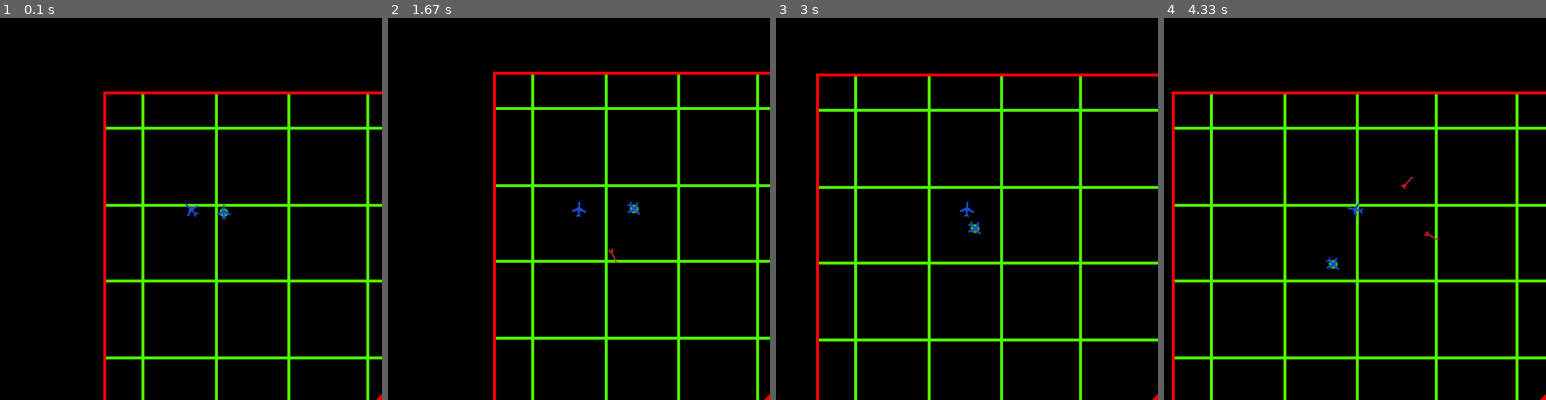
Above: before the commit, frames 1-4 (left to right).
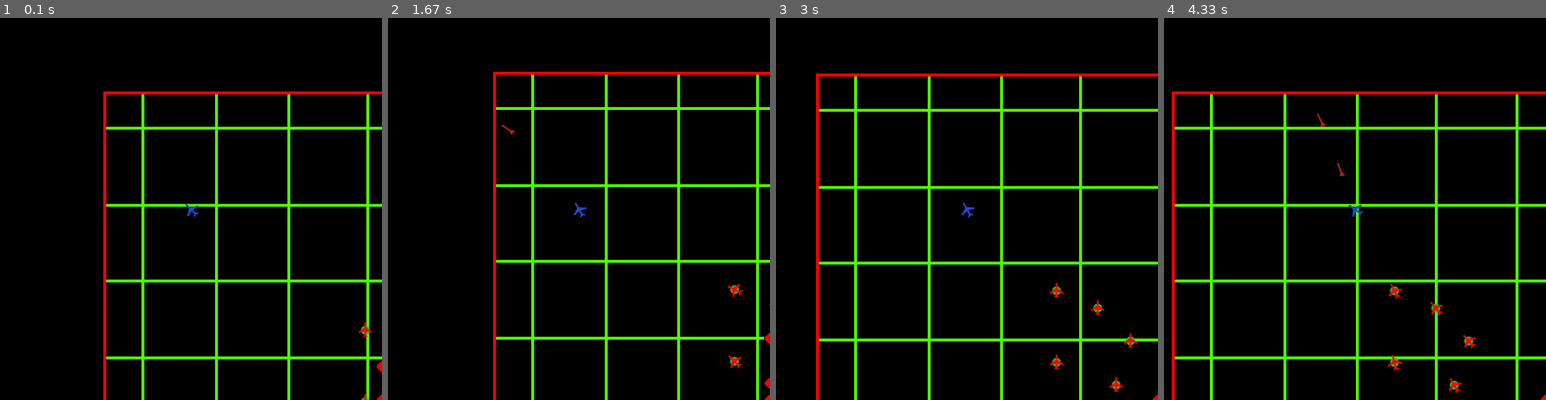
Above: after the commit, the same moments.

Repository: Mi-LeV/AWACS
Game: pygame game, started from main.py
The game is run twice, just before and just after one commit, with the same random seed, the same clock (stepped at 60 frames per second) and the same inputs.
Inputs (mouse positions are in pixels of both pictures, inside the frame that each line leads up to):
- Up to frame 1 (0.1 s): no input
- Up to frame 2 (1.67 s): hold N 0.33-0.8 s; move the mouse to (563, 228) at 0.37 s; click (617, 293) at 0.93 s; tap N at 1.17 s; tap K at 1.57 s; click (586, 79) at 1.63 s
- Up to frame 3 (3 s): tap K at 1.87 s; tap Space at 2.83 s
- Up to frame 4 (4.33 s): click (1473, 201) at 3.27 s; click (1488, 285) at 3.6 s; click (1439, 113) at 3.93 s; click (1244, 186) at 4.27 s

The runs differ from the first frame. In frame 1, 0.2% of the frame differs, in the area x 56-100%, y 48-100%; in frame 2, 0.4%; in frame 3, 0.5%; in frame 4, 0.6%, in the area x 40-82%, y 25-99%.

Commit message:
patchs mineurs

Diff:
--- a/classes.py
+++ b/classes.py
@@ -1,6 +1,7 @@
 import pygame
 import math
 import variables as var
+from random import randrange
 class utility:
     @staticmethod
     def plafonne(nombre,plafond,plafondMax):
@@ -42,7 +43,7 @@
     def respawn():#fonction de test, recrée un player
         if not var.playerList:
             global Player
-            Player = PlayerPlane(250,230,'blue',True)
+            Player = PlayerPlane(250,230,True)
 
     @staticmethod
     def getDistance(objet,objet2):
@@ -50,6 +51,13 @@
         diffY = objet2.y - objet.y
         distance = math.sqrt(diffX**2+diffY**2)
         return distance
+
+    @staticmethod
+    def spawnGroup(x,y,friendly,number):
+        for i in range(number):
+            IaPlane(x+randrange(-100,100,20),y+randrange(-100,100,20),friendly)
+
+
 
 class Plane(pygame.sprite.Sprite):
     def __init__(self,x,y):
@@ -133,11 +141,12 @@
         self.missileList.append(Missile(self))
 
     def turn(self):
-        self.angle = (utility.getBearing((self.x,self.y),(self.xDest,self.yDest))+90)%360 #calcul de l'angle de l'ojet par rapport à sa dest
+        self.angle = (utility.getBearing((self.x,self.y),(self.xDest,self.yDest))+90)%360
+        #calcul de l'angle de l'ojet par rapport à sa dest
         utility.rotate(self,self.angle)# on le tourne de cet angle
 
 class PlayerPlane(Plane):
-    def __init__(self,x,y,color,friend):
+    def __init__(self,x,y,friend):
         super().__init__(x,y)
         self.MAXMISSILE = 3
         var.playerList.append(self)
@@ -163,11 +172,6 @@
         if len(self.missileList) < self.MAXMISSILE:
             super().shoot()
 
-
-    def clic(self,position):
-        self.xDest,self.yDest = ((position[0]-320)*4,(position[1]-320)*4)
-        print(position)
-
     def tick(self):
         if self.testOutOfMap() and (not self.notifList):
             NotifOut('Hors des limites de la map, mort dans ',60,self)
@@ -182,15 +186,15 @@
         self.goTo()
 
     def goTo(self):
-        mouse = pygame.mouse.get_pos()
-        self.xVector = self.vectorTo(self.xVector,mouse[0])
-        self.yVector = self.vectorTo(self.yVector,mouse[1])
+        self.mouse = pygame.mouse.get_pos()
+        self.xVector = self.vectorTo(self.xVector,self.mouse[0])
+        self.yVector = self.vectorTo(self.yVector,self.mouse[1])
 
         self.x += self.xVector
         self.y += self.yVector
 
     def vectorTo(self,vector,mouse):
-        distanceToDest = mouse - 320
+        distanceToDest = mouse - var.SCREEN_SIZE/2
         if (vector + distanceToDest)*abs((distanceToDest/1.5)) > 0:
             vector = utility.plafonne((vector + distanceToDest)*abs((distanceToDest/1.5)),self.MAXSPEED,True)
         else:
@@ -199,7 +203,8 @@
         return vector
 
     def turn(self):
-        self.angle = (utility.getBearing((320,320),pygame.mouse.get_pos())+90)%360 #calcul de l'angle de l'ojet par rapport à sa dest
+        self.angle = (utility.getBearing((var.SCREEN_SIZE,var.SCREEN_SIZE),pygame.mouse.get_pos())+90)%360
+        #calcul de l'angle de l'ojet par rapport à sa dest
         utility.rotate(self,self.angle)# on le tourne de cet angle
 
 class IaPlane(Plane):
@@ -371,7 +376,8 @@
 
 
     def update(self, target):
-        self.state = pygame.Rect(target.x-320, target.y-320, target.x + self.WIDTH-320, target.y + self.HEIGHT-320)
+        self.state = pygame.Rect(target.x-var.SCREEN_SIZE/2, target.y-var.SCREEN_SIZE/2,
+        target.x + self.WIDTH-var.SCREEN_SIZE/2, target.y + self.HEIGHT-var.SCREEN_SIZE/2)
 
 
 class Fond():
@@ -381,7 +387,7 @@
 
 class Notif():
     def __init__(self,texte,temps,creator):
-        self.font = pygame.font.Font('18 ARMY.otf', 20)
+        self.font = pygame.font.Font('18 ARMY.otf', 25)
         self.corps = self.font.render(texte, True, (255,0,0))
         self.texte = texte
         self.timeAlive = 0
@@ -420,9 +426,9 @@
 class Icon():
     def __init__(self,xy,iconType):
         x,y = xy
-        self.x = utility.plafonne(x,640,True)
+        self.x = utility.plafonne(x,var.SCREEN_SIZE,True)
         self.x = utility.plafonne(self.x,0,False)-10
-        self.y = utility.plafonne(y,640,True)
+        self.y = utility.plafonne(y,var.SCREEN_SIZE,True)
         self.y = utility.plafonne(self.y,0,False)-10
 
         var.refreshIconlist.append(self)
--- a/main.py
+++ b/main.py
@@ -8,7 +8,7 @@
 
 pygame.init()
 pygame.font.init()
-fenetre = pygame.display.set_mode((640,640))
+fenetre = pygame.display.set_mode((var.SCREEN_SIZE,var.SCREEN_SIZE))
 fond = classes.Fond(var.img_fond)
 fondNoir = classes.Fond(var.img_fondNoir)
 
@@ -20,9 +20,8 @@
 #pygame.mixer.music.play()
 
 ##debut des evenements
-Player = classes.PlayerPlane(150,200,'blue',True)
-Ennemy = classes.IaPlane(1000,1000,False)
-Friend = classes.IaPlane(200,200,True)
+Player = classes.PlayerPlane(150,200,True)
+classes.utility.spawnGroup(500,500,False,5)
 
 while affFenetre:
     clock = pygame.time.Clock()
@@ -41,7 +40,7 @@
             try:var.playerList[0].delete()
             except IndexError:pass
         if event.type == KEYDOWN and event.key == K_n:#on crée un nouv player et on le met dans playerlist
-            Ennemy = classes.IaPlane(1000,1000,False)
+            classes.utility.spawnGroup(1000,1000,False,5)
 
 
     for objet in var.refreshList:#boucle de mouvement
@@ -59,7 +58,8 @@
         for objet2 in var.refreshList:#boucle de test hitbox
             if pygame.sprite.collide_mask(objet,objet2) and objet != objet2:
                 #si 1 touche 2 et 1 différent de 2
-                if not(type(objet)==classes.Missile and objet.creator == objet2 and objet.timeAlive < 5) and not(type(objet2)==classes.Missile and objet2.creator == objet and objet2.timeAlive < 5):#si 1 et 2 sont pas des missiles dans la phase d'invincibilité touchant leur créateur
+                if not(type(objet)==classes.Missile and objet.creator == objet2 and objet.timeAlive < 5) and not(type(objet2)==classes.Missile and objet2.creator == objet and objet2.timeAlive < 5):
+                    #si 1 et 2 sont pas des missiles dans la phase d'invincibilité touchant leur créateur
                     var.hitList.append(objet) #on ajoute l'objet 1 à la hitList
 
     for objet in var.hitList[::-1]:#boucle delete(on déréférence les objets de toute liste pour pouvoir les supprimer)
@@ -71,7 +71,7 @@
 
     ###########rafraichissement, affichage
 
-    sleep(0.05)#delai graphique
+    sleep(var.DELAI)#delai graphique
 
 
 
@@ -98,29 +98,26 @@
 
     #####HUD
     for notif in var.refreshNotifList:
-        fenetre.blit(notif.corps,(100,0))
+        fenetre.blit(notif.corps,(50,320))
 
     try:
         for objet in var.refreshList: #test si un ennemi est hors de vue du joueur
             if type(objet) != classes.Missile and objet.friendly != var.playerList[0].friendly:
-                newIconList = list(filter(lambda x: x<-10 or x > 650, var.playerList[0].camera.apply(objet.rect)))
+                newIconList = list(filter(lambda x: x<-10 or x > var.SCREEN_SIZE+10, var.playerList[0].camera.apply(objet.rect)))
                 if newIconList:
                     classes.Icon(var.playerList[0].camera.apply((objet.x,objet.y)),"ennemy")#creation de l'icone
 
             #test si un ami est hors de vue du joueur
             if type(objet) != classes.Missile and objet.friendly == var.playerList[0].friendly:
-                newIconList = list(filter(lambda x: x<-10 or x > 650, var.playerList[0].camera.apply(objet.rect)))
+                newIconList = list(filter(lambda x: x<-10 or x > var.SCREEN_SIZE+10, var.playerList[0].camera.apply(objet.rect)))
                 if newIconList:
                     classes.Icon(var.playerList[0].camera.apply((objet.x,objet.y)),"friend")#creation de l'icone
     except IndexError:pass
-
 
     for icon in var.refreshIconlist:
         fenetre.blit(icon.corps,(icon.x,icon.y))#on affiche les icones
         icon.delete()#puis on les delete
 
-
-
     #Rafraichissement
     pygame.display.flip()
 
--- a/variables.py
+++ b/variables.py
@@ -1,4 +1,6 @@
 MAP_LIMITS = 2000
+DELAI = 0.05
+SCREEN_SIZE = 640
 
 refreshList = []
 hitList = []
